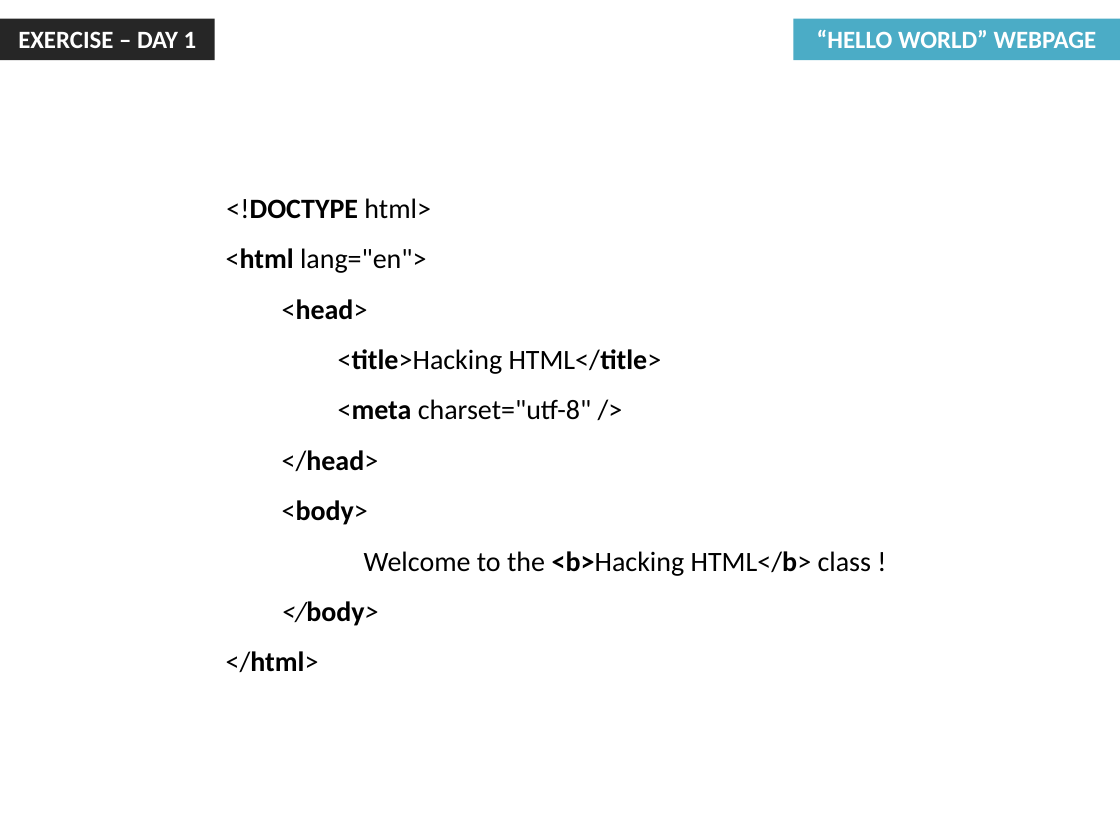
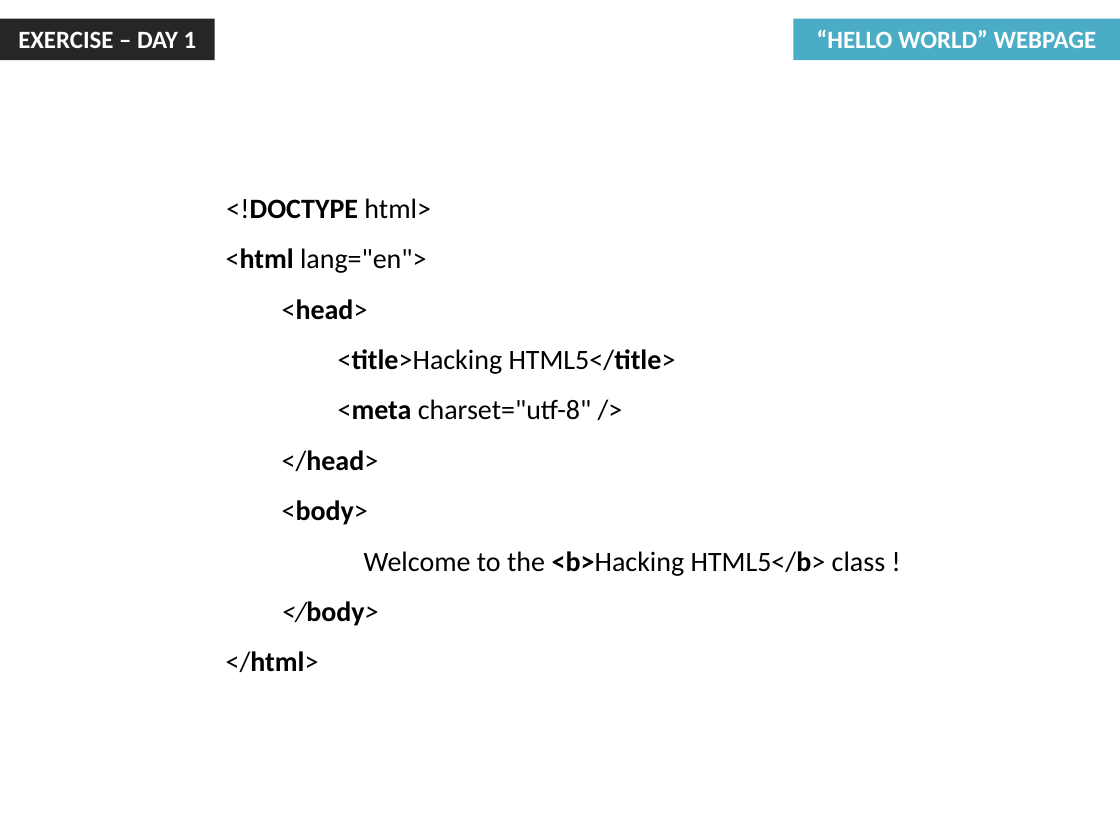
Before and after one commit to jharohit/web-fundamentals-course, a slide deck: slide 5 of Session I - Basic HTML + HTML5 elements/Session I - Basic HTML + HTML5.pptx. Drawn at 1120x840 pixels with LibreOffice and Linux fonts; fonts in the diff are those of the drawing. Boxes give left, top, right and bottom in pixels: in the first picture for what was removed or moved away, otherwise in the second. Text is boxed around its words. In the diff, an @@ line names an element or a change of style, - is before the commit and + after.

```diff
--- a/Session I - Basic HTML + HTML5 elements/Session I - Basic HTML + HTML5.pptx
+++ b/Session I - Basic HTML + HTML5 elements/Session I - Basic HTML + HTML5.pptx
@@ text at [338,349,676,374]: text changed @@
-      <title>Hacking HTML</title>
+      <title>Hacking HTML5</title>
@@ text at [364,551,886,576]: text changed @@
-    Welcome to the <b>Hacking HTML</b> class !
+    Welcome to the <b>Hacking HTML5</b> class !
```
Also in this commit, not shown: 2 other slides changed, 1 other file.
